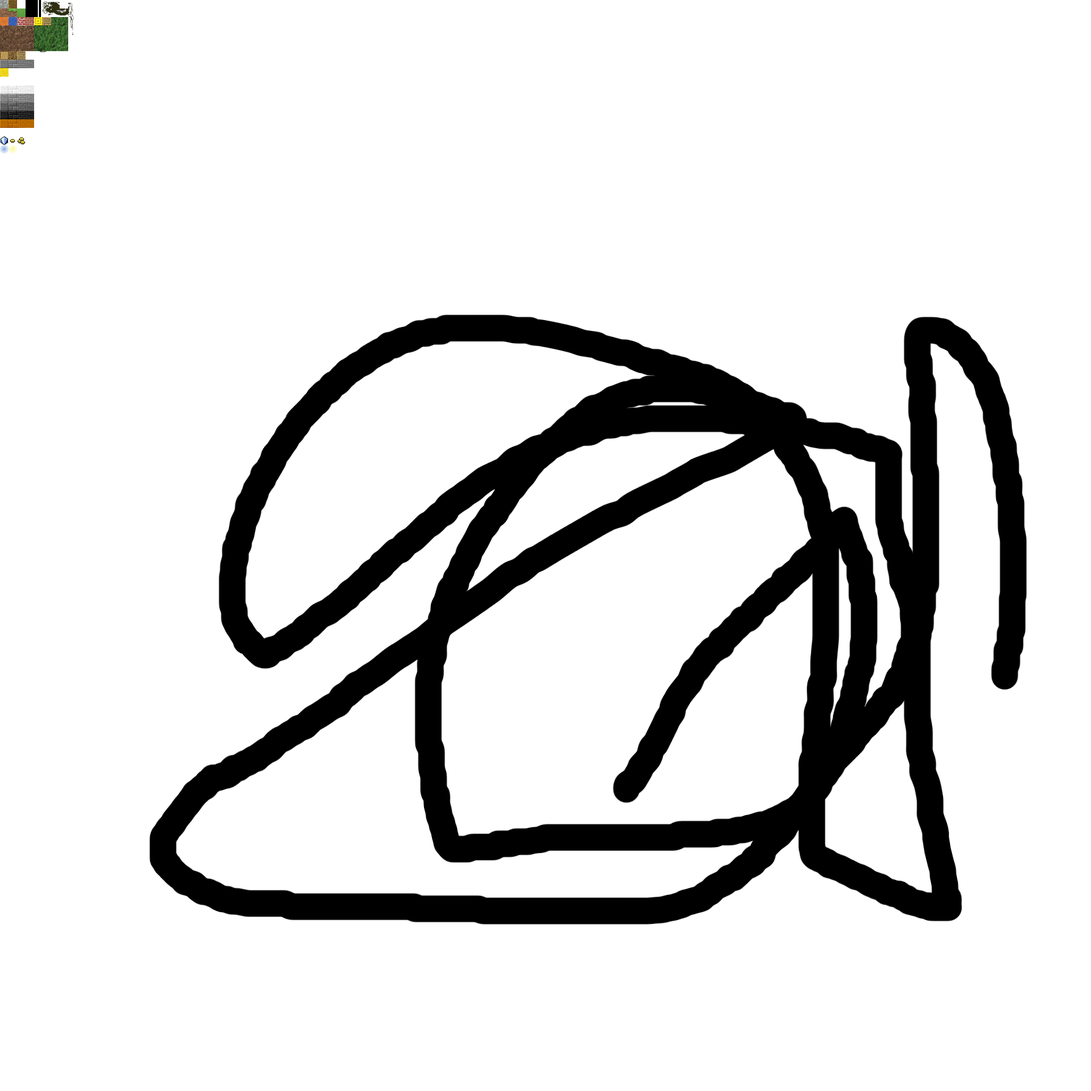
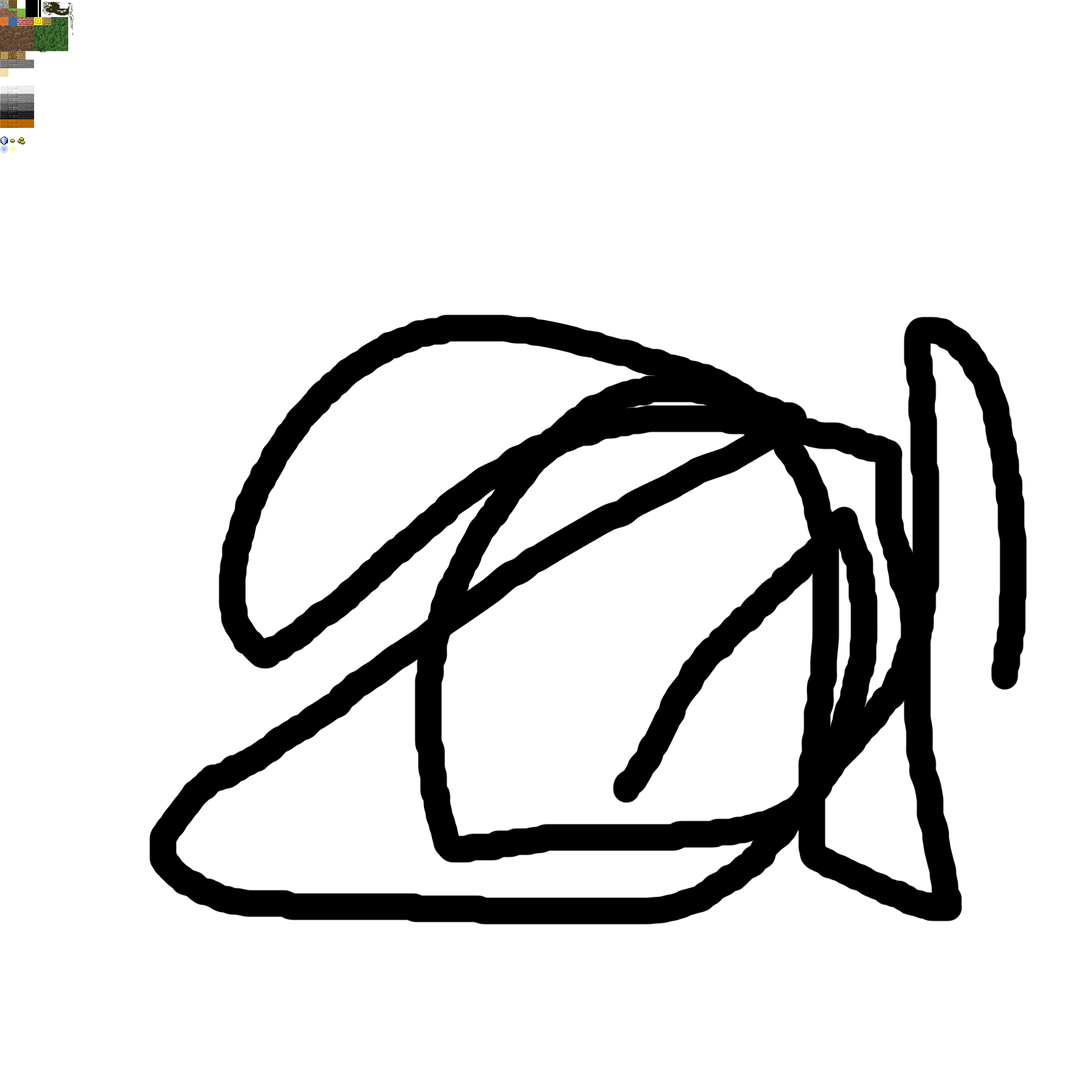
Before/after of a w=1091, h=1091 layered artwork. What changed in the layer stack:
painted on "Main" over [left=0, top=8, right=26, bottom=77]
